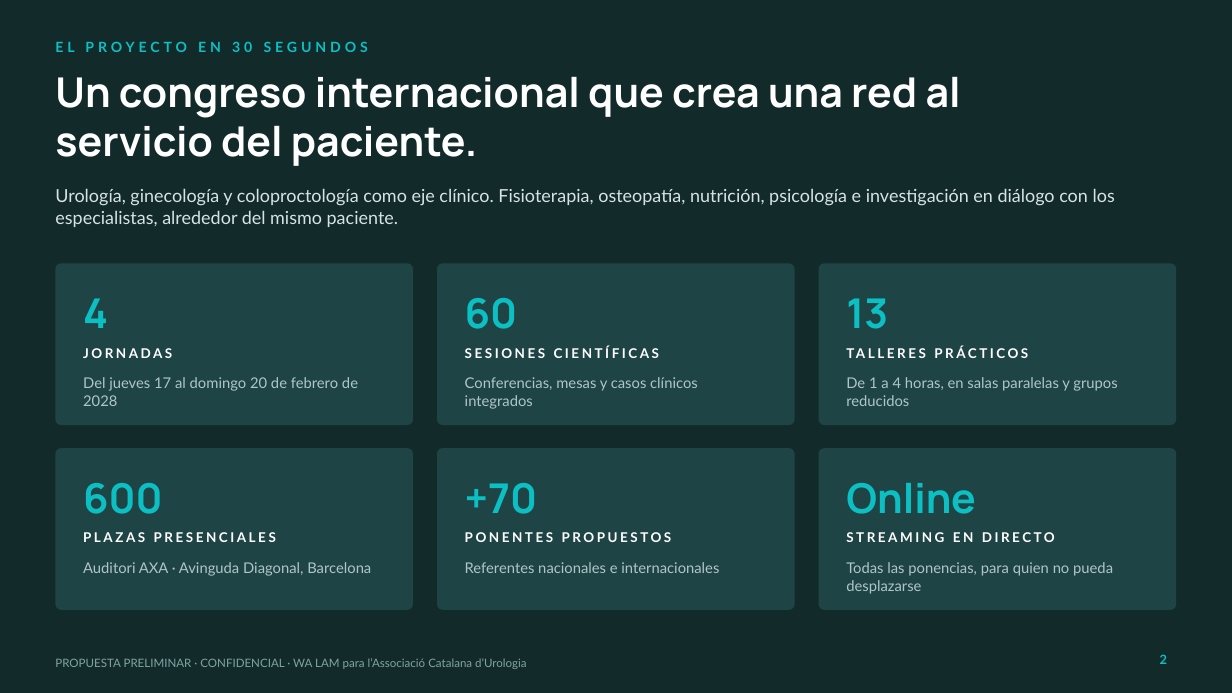
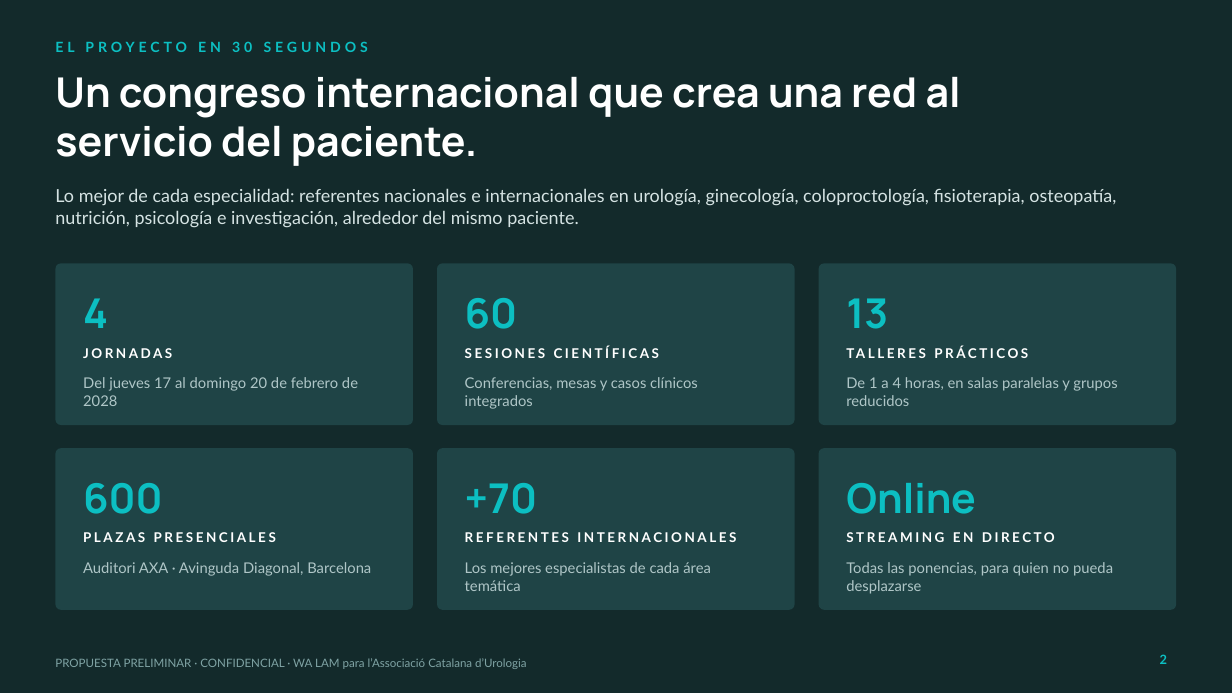
Before and after one commit to walam-bcn/formacion-olivier-bazin, a slide deck: slide 2 of Propuesta_Congreso_Salud_Pelvica_Urogenital_WALAM.pptx. Drawn at 1232x693 pixels with LibreOffice and Linux fonts; fonts in the diff are those of the drawing; background and template pictures are left out. Boxes give left, top, right and bottom in pixels: in the first picture for what was removed or moved away, otherwise in the second. Text is boxed around its words. In the diff, an @@ line names an element or a change of style, - is before the commit and + after.

```diff
--- a/Propuesta_Congreso_Salud_Pelvica_Urogenital_WALAM.pptx
+++ b/Propuesta_Congreso_Salud_Pelvica_Urogenital_WALAM.pptx
@@ text at (55, 188, 1116, 228): text changed @@
-Urología, ginecología y coloproctología como eje clínico. Fisioterapia, osteopatía, nutrición, psicología e investigación en diálogo con los especialistas, alrededor del mismo paciente.
+Lo mejor de cada especialidad: referentes nacionales e internacionales en urología, ginecología, coloproctología, fisioterapia, osteopatía, nutrición, psicología e investigación, alrededor del mismo paciente.
@@ text at (465, 532, 736, 542): text changed @@
-PONENTES PROPUESTOS
+REFERENTES INTERNACIONALES
@@ text at (465, 562, 711, 591): text changed @@
-Referentes nacionales e internacionales
+Los mejores especialistas de cada área temática
```
Also in this commit, not shown: 4 other slides changed, 1 other file.
